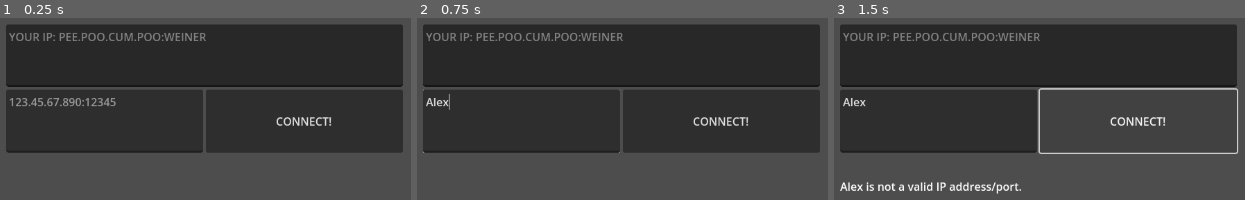
Above: before the commit, frames 1-3 (left to right).
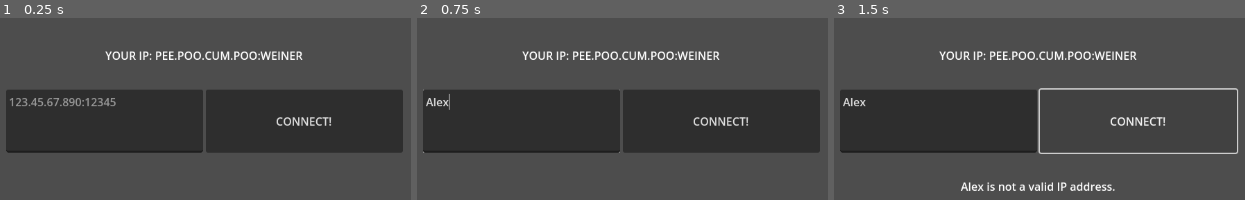
Above: after the commit, the same moments.

Repository: fennylol/multi-player-coupler
Game: Godot game, scene res://main.tscn
Two runs of this game, one before a commit and one after it. Both use one fixed random seed, a clock stepped at 60 frames per second and the inputs below.
Inputs (mouse positions are in pixels of both pictures, inside the frame that each line leads up to):
- Up to frame 1 (0.25 s): no input
- Up to frame 2 (0.75 s): click (519, 121) at 0.52 s; type "Alex" at 0.6 s
- Up to frame 3 (1.5 s): click "CONNECT!" at 1.25 s

The runs differ from the first frame. In frame 1, 32% of the frame differs, in the area x 1-99%, y 3-38%; in frame 2, 32%; in frame 3, 34%, in the area x 1-99%, y 3-97%.

Commit message:
pingusprime
state machine to setup connections

Diff:
--- /dev/null
+++ b/IPGopher.gd
@@ -0,0 +1,26 @@
+extends Node
+class_name IPGopher
+
+const IP_FETCHING_URL = "https://api.ipify.org"
+var Address: PackedInt32Array
+func get_address() -> PackedInt32Array: return Address
+func get_address_as_string() -> String: return str(Address[0])+"."+str(Address[1])+"."+str(Address[2])+"."+str(Address[3])
+
+enum IpFetchingErrs {OK, BAD_RESULT, BAD_RESPONSE, BAD_IP}
+signal ip_fetching_finished(err: IpFetchingErrs)
+
+func _ready()              -> void: _attempt_addr_fetch()
+func _attempt_addr_fetch() -> void:
+	var http_req := HTTPRequest.new()
+	add_child(http_req)
+	http_req.request_completed.connect(
+		func(result: int, response_code: int, _headers: PackedStringArray, body: PackedByteArray) -> void:
+			if result        != HTTPRequest.Result.RESULT_SUCCESS  : ip_fetching_finished.emit(IpFetchingErrs.BAD_RESULT)  ; http_req.queue_free(); return
+			if response_code != HTTPClient.ResponseCode.RESPONSE_OK: ip_fetching_finished.emit(IpFetchingErrs.BAD_RESPONSE); http_req.queue_free(); return
+			var IP_str: PackedStringArray = body.get_string_from_utf8().split(".")
+			if IP_str.size() != 4                                  : ip_fetching_finished.emit(IpFetchingErrs.BAD_IP)      ; http_req.queue_free(); return
+			Address = PackedInt32Array([int(IP_str[0]), int(IP_str[1]), int(IP_str[2]), int(IP_str[3])])
+			ip_fetching_finished.emit(IpFetchingErrs.OK)
+			http_req.queue_free()
+	)
+	http_req.request(IP_FETCHING_URL)
--- /dev/null
+++ b/PingusPrime.gd
@@ -0,0 +1,116 @@
+extends Node
+class_name  PingusPrime
+# ========= #
+# variables #
+# ========= #
+enum PingusStates {NOT_STARTED, SPRAYING, INFORMING, CONNECTED}
+var  PingusState: PingusStates  = PingusStates.NOT_STARTED
+var  Udp        : PacketPeerUDP = PacketPeerUDP.new()
+var  TargetAddr : String        = "":
+	set(NewAddress):
+		var regex = RegEx.new()
+		regex.compile("^((25[0-5]|2[0-4][0-9]|[01]?[0-9][0-9]?)\\.){3}(25[0-5]|2[0-4][0-9]|[01]?[0-9][0-9]?)$")
+		var result = regex.search(NewAddress)
+		if result: TargetAddr = NewAddress
+var  TargetPort : int           = -1:
+	set(NewPort):
+		var regex = RegEx.new()
+		regex.compile("^(0|[1-9][0-9]{0,3}|[1-5][0-9]{4}|6[0-4][0-9]{3}|65[0-4][0-9]{2}|655[0-2][0-9]|6553[0-5])$")
+		var result = regex.search(str(NewPort))
+		if result: TargetPort = NewPort
+var  ExternPort : int           = -1:
+	set(NewPort):
+		var regex = RegEx.new()
+		regex.compile("^([1-9][0-9]{0,3}|[1-5][0-9]{4}|6[0-4][0-9]{3}|65[0-4][0-9]{2}|655[0-2][0-9]|6553[0-5])$")
+		var result = regex.search(str(NewPort))
+		if result: ExternPort = NewPort
+#var  PairedPorts: Array[int]    = []
+var  LastPingus : float         = -1
+const PINGUSTIME: float         = 15.0
+signal message_recieved(msg: String)
+
+func _init(local_port: int = 0) -> void:
+	var bind_err = Udp.bind(local_port)
+	if bind_err != OK: printerr("PingusPrime: failed to bind UDP socket"); return
+
+func _process(delta: float) -> void:
+	match PingusState:
+		# NOT_STARTED: the PingusPrime has not begun attempting a connection.
+		# -> SPRAYING: once a target is set, it will begin spraying packets at
+		# the target.
+		PingusStates.NOT_STARTED:
+			if TargetAddr != "" and TargetPort == -1:
+				PingusState = PingusStates.SPRAYING
+				message_recieved.emit("Attempting to connect to " + TargetAddr)
+		# SPRAYING: the PingusPrime is trying every valid port on the target.
+		# (and the target is doing the same.)
+		# -> INFORMING: when a packet is recieved, if it is the bytes 0x00..0x0F,
+		# the target is not aware of the PingusPrime and must be informed. if it
+		# is NOT 0x00..0x0F, the target is informing the PingusPrime of connection.
+		PingusStates.SPRAYING:
+			spray_pingus()
+			if Udp.get_available_packet_count() > 0:
+				TargetAddr = Udp.get_packet_ip()
+				TargetPort = Udp.get_packet_port()
+				message_recieved.emit("Establishing connection to " + TargetAddr + ":" + str(TargetPort))
+				if TargetAddr != "" and TargetPort != -1:
+					PingusState = PingusStates.INFORMING
+		# INFORMING: the PingusPrime has recieved a valid packet. it is sending
+		# the target's port to the target.
+		# -> CONNECTED: when a packet is recieved, if it is NOT 0x00..0x0F, the
+		# target is also informing the PingusPrime of connection.
+		PingusStates.INFORMING:
+			inform_pingus()
+			if Udp.get_available_packet_count() > 0:
+				var msg := Udp.get_packet()
+				if msg.size() != 16:
+					ExternPort = int(msg.get_string_from_utf8())
+					PingusState = PingusStates.CONNECTED
+		# CONNECTED: both the PingusPrime and the target are aware of each other.
+		# continually send pings to keep the connection alive.
+		PingusStates.CONNECTED:
+			if Udp.get_available_packet_count() > 0:
+				var msg := Udp.get_packet()
+				print("Recived PINGUS:", msg)
+
+			LastPingus += delta
+			if LastPingus >= PINGUSTIME:
+				LastPingus -= PINGUSTIME
+				timed_pingus()
+# ============== #
+# packet sending #
+# ============== #
+# PingusStates.SPRAYING
+func spray_pingus() -> void:
+	var count = 0
+	while count < 100:
+		count += 1
+		TargetPort += 1;
+		if TargetPort >= 65535 or TargetPort < 1: TargetPort = 1
+		Udp.set_dest_address(TargetAddr, TargetPort)
+		var packet = PackedByteArray([
+			0x0, 0x1, 0x2, 0x3,
+			0x4, 0x5, 0x6, 0x7,
+			0x8, 0x9, 0xA, 0xB,
+			0xC, 0xD, 0xE, 0xF
+		])
+		var send_err = Udp.put_packet(packet)
+		if send_err != OK: printerr("Failed to send pingus to ", TargetAddr, ":", TargetPort)
+		elif not TargetPort%1000: message_recieved.emit("Spraying packet #" + str(TargetPort) + " to " + TargetAddr)
+# PingusStates.INFORMING
+func inform_pingus() -> void:
+	var count = 0
+	while count < 10:
+		count += 1
+		Udp.set_dest_address(TargetAddr, TargetPort)
+		var packet = PackedByteArray(PackedInt32Array([TargetPort]))
+		var send_err = Udp.put_packet(packet)
+		if send_err != OK: printerr("Failed to send pingus to ", TargetAddr, ":", TargetPort)
+		elif count == 10: message_recieved.emit("Informing " + TargetAddr +" at port: " + str(TargetPort))
+# PingusStates.CONNECTED
+func timed_pingus() -> void:
+	Udp.set_dest_address(TargetAddr, TargetPort)
+	var packet = PackedByteArray(PackedInt32Array([6,7]))
+	var send_err = Udp.put_packet(packet)
+	if send_err != OK: printerr("Failed to send pingus to ", TargetAddr, ":", TargetPort)
+	else: message_recieved.emit("Preventing timeout with " + TargetAddr)
--- a/main.gd
+++ b/main.gd
@@ -1,32 +1,36 @@
 extends Node
 
 @onready var menu: MenuNode = $CanvasLayer/Menu
-#var my_own_little_pingus: Pingus
-var my_own_little_pingus: PingusCannon
-
+var my_own_little_pingus: PingusPrime = PingusPrime.new()
 
 func _ready() -> void:
-	#menu.connect_button_pressed.connect(touch_something_with_my_own_little_pingus)
 	menu.connect_button_pressed.connect(touch_something_with_my_own_little_pingus)
+	my_own_little_pingus.message_recieved.connect(_print_message)
+	my_own_little_pingus.set_name("my_own_little_pingus")
+	add_child(my_own_little_pingus)
 
-	print(IP.get_local_addresses())
+	var ipg := IPGopher.new()
+	ipg.ip_fetching_finished.connect(
+		func(result: IPGopher.IpFetchingErrs):
+			match result:
+				IPGopher.IpFetchingErrs.OK:
+					menu._set_ip_label(ipg.get_address_as_string())
+				IPGopher.IpFetchingErrs.BAD_RESULT:
+					printerr("BAD_RESULT. Retrying... ")
+					ipg._attempt_addr_fetch()
+				IPGopher.IpFetchingErrs.BAD_RESPONSE:
+					printerr("BAD_RESPONSE. Retrying... ")
+					ipg._attempt_addr_fetch()
+				IPGopher.IpFetchingErrs.BAD_IP:
+					printerr("BAD_IP. Retrying... ")
+					ipg._attempt_addr_fetch()
+	)
+	ipg.set_name("IPGopher")
+	add_child(ipg)
 
-	var ipf := IPFinder.new()
-	ipf.ip_finding_finished.connect(
-		func(result: IPFinder.IPFinderError):
-			if result == IPFinder.IPFinderError.SUCCESS:
-				var addrport: Dictionary = ipf._get_ip_address()
-				if addrport.keys().has("ADDRESS") and addrport.keys().has("PORT"):
-					var external_ip  : PackedInt32Array = addrport["ADDRESS"]
-					var external_port: int              = addrport["PORT"]
-					var addr_str: String = str(external_ip[0])+"."+str(external_ip[1])+"."+str(external_ip[2])+"."+str(external_ip[3])+":"+str(external_port)
-					menu._set_ip_label(addr_str)
+func touch_something_with_my_own_little_pingus(Addr: String) -> void:
+	if my_own_little_pingus:
+		my_own_little_pingus.TargetAddr = Addr
 
-					#my_own_little_pingus = Pingus.new()
-					my_own_little_pingus = PingusCannon.new()
-	)
-
-	add_child(ipf)
-
-#func touch_something_with_my_own_little_pingus(Addr: String, Port: int) -> void: if my_own_little_pingus: my_own_little_pingus._send_a_pingus(Addr, Port)
-func touch_something_with_my_own_little_pingus(Addr: String, _Port: int) -> void: if my_own_little_pingus: add_child(my_own_little_pingus); my_own_little_pingus.target = Addr; my_own_little_pingus.scanning = true
+func _print_message(msg: String) -> void:
+	print(msg)
--- a/menu.gd
+++ b/menu.gd
@@ -1,11 +1,11 @@
 extends Control
 class_name MenuNode
 
-@onready var IP_LABEL      : TextEdit = $HBoxContainer/VBoxContainer/Label
+@onready var IP_LABEL      : Label    = $HBoxContainer/VBoxContainer/Label
 @onready var IP_ENTRY_BOX  : TextEdit = $HBoxContainer/VBoxContainer/HBoxContainer/TextEdit
 @onready var CONNECT_BUTTON: Button   = $HBoxContainer/VBoxContainer/HBoxContainer/Button
 @onready var MESSAGE_LABEL : Label    = $HBoxContainer/VBoxContainer/Label2
-signal connect_button_pressed(Address: String, Port: int)
+signal connect_button_pressed(Address: String)
 
 func _ready() -> void:
 	CONNECT_BUTTON.pressed.connect(_on_connect_button_pressed)
@@ -13,19 +13,19 @@
 func _set_ip_label(input_text: String) -> void:
 	if is_valid_ip_port(input_text):
 		IP_LABEL.text = "YOUR IP: " + input_text
+		MESSAGE_LABEL.text = "IP copied to clipboard! :3"
+		DisplayServer.clipboard_set(input_text)
 
 func _on_connect_button_pressed() -> void:
 	var input_text = IP_ENTRY_BOX.text.strip_edges()
 	if is_valid_ip_port(input_text):
 		MESSAGE_LABEL.text = "CONNECTING TO: " + input_text
-		connect_button_pressed.emit(input_text.split(":")[0], int(input_text.split(":")[1]))
+		connect_button_pressed.emit(input_text)
 	else:
-		MESSAGE_LABEL.text = input_text + " is not a valid IP address/port."
-		print("bad")
+		MESSAGE_LABEL.text = input_text + " is not a valid IP address."
 
 func is_valid_ip_port(input_text: String) -> bool:
 	var regex = RegEx.new()
-	var pattern = "^((25[0-5]|2[0-4][0-9]|[01]?[0-9][0-9]?)\\.){3}(25[0-5]|2[0-4][0-9]|[01]?[0-9][0-9]?):(6553[0-5]|655[0-2][0-9]|65[0-4][0-9]{2}|6[0-4][0-9]{3}|[1-5][0-9]{4}|[1-9][0-9]{0,3}|0)$"
-	regex.compile(pattern)
+	regex.compile("^((25[0-5]|2[0-4][0-9]|[01]?[0-9][0-9]?)\\.){3}(25[0-5]|2[0-4][0-9]|[01]?[0-9][0-9]?)$")
 	var result = regex.search(input_text)
 	return true if result else false
--- a/menu.tscn
+++ b/menu.tscn
@@ -36,12 +36,12 @@
 size_flags_vertical = 3
 size_flags_stretch_ratio = 0.5
 
-[node name="Label" type="TextEdit" parent="HBoxContainer/VBoxContainer"]
+[node name="Label" type="Label" parent="HBoxContainer/VBoxContainer"]
 layout_mode = 2
-size_flags_vertical = 3
+size_flags_horizontal = 4
+size_flags_vertical = 6
 size_flags_stretch_ratio = 0.25
 text = "YOUR IP: PEE.POO.CUM.POO:WEINER"
-editable = false
 
 [node name="HBoxContainer" type="HBoxContainer" parent="HBoxContainer/VBoxContainer"]
 layout_mode = 2
@@ -60,6 +60,7 @@
 
 [node name="Label2" type="Label" parent="HBoxContainer/VBoxContainer"]
 layout_mode = 2
+size_flags_horizontal = 4
 size_flags_vertical = 6
 size_flags_stretch_ratio = 0.25
 
Not shown, added: IPGopher.gd.uid
Not shown, added: PingusPrime.gd.uid
